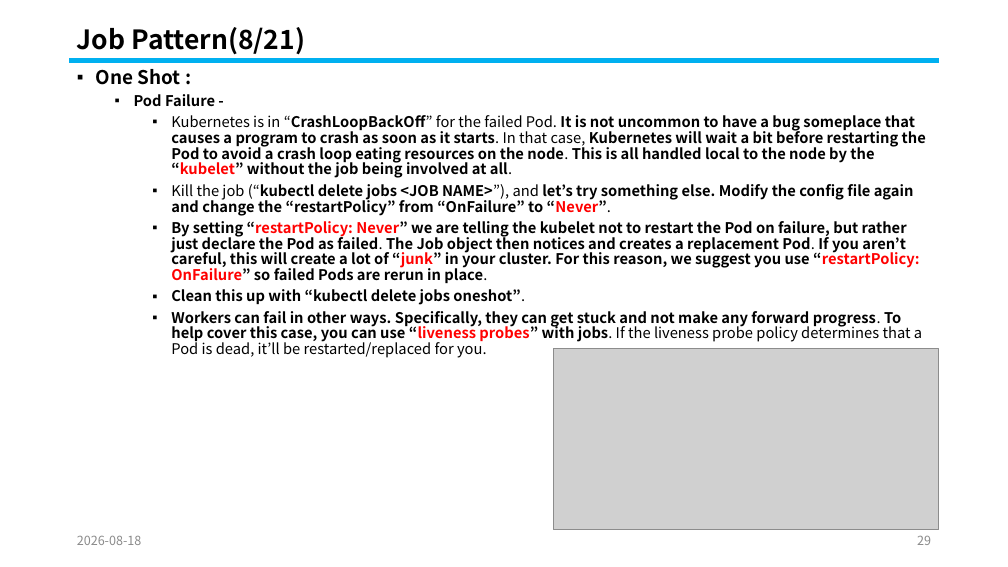
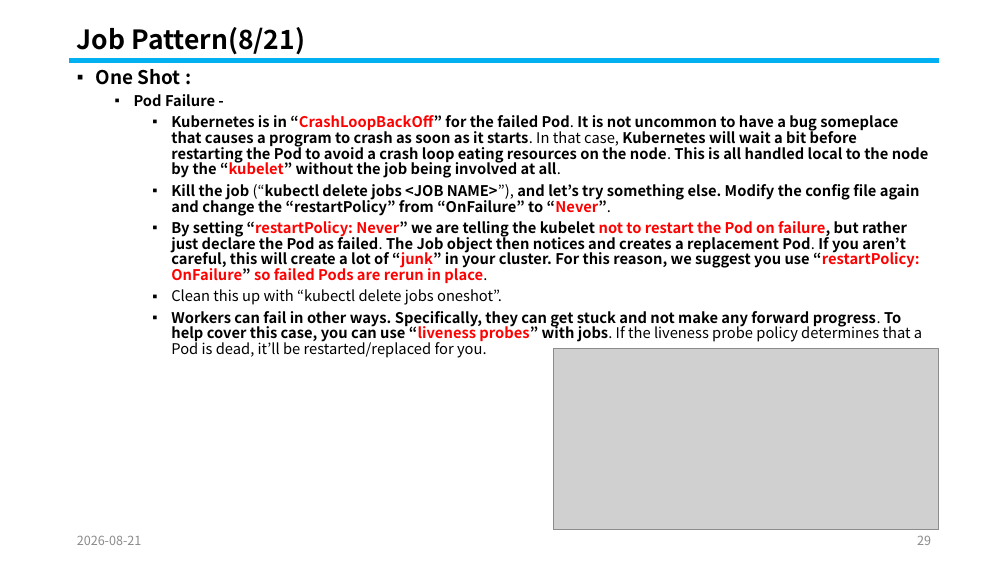
Before and after one commit to knix008/TestSimulator, a slide deck: slide 29 of Kubernetes/Kubernetes Part 04-2026.08.25.pptx. Drawn at 1008x567 pixels with LibreOffice and Linux fonts; fonts in the diff are those of the drawing; grey boxes stand for pictures. Boxes give left, top, right and bottom in pixels: in the first picture for what was removed or moved away, otherwise in the second. Text is boxed around its words. In the diff, an @@ line names an element or a change of style, - is before the commit and + after.

```diff
--- a/Kubernetes/Kubernetes Part 04-2026.08.25.pptx
+++ b/Kubernetes/Kubernetes Part 04-2026.08.25.pptx
@@ text at (x1=171, y1=115, x2=929, y2=305): text colour #000000 to #FF0000 in "“CrashLoopBackOff”", "not to restart the Pod on failure, ..."; bold on in "Kubernetes is in “CrashLoopBackOff” for the failed ...", "Kill the job and"; bold off in "Clean this up with “kubectl delete jobs ..." @@
@@ text at (x1=77, y1=536, x2=142, y2=545): text changed @@
-2026-08-18
+2026-08-21
```
Also in this commit, not shown: 96 other slides changed, 1 other file.
